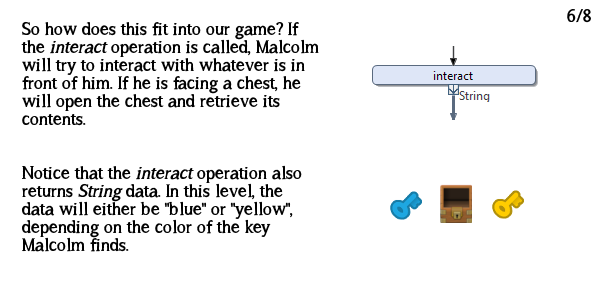
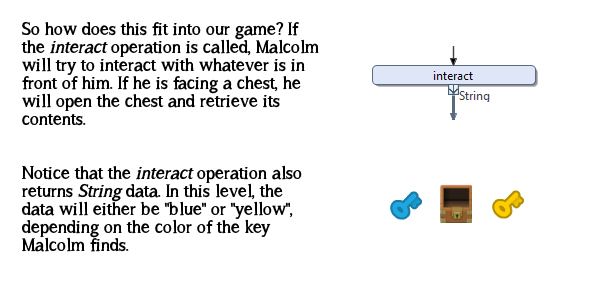
Layers edited between the first and the second 600px x 300px image:
painted on "6/8" over (567, 9, 591, 23)
